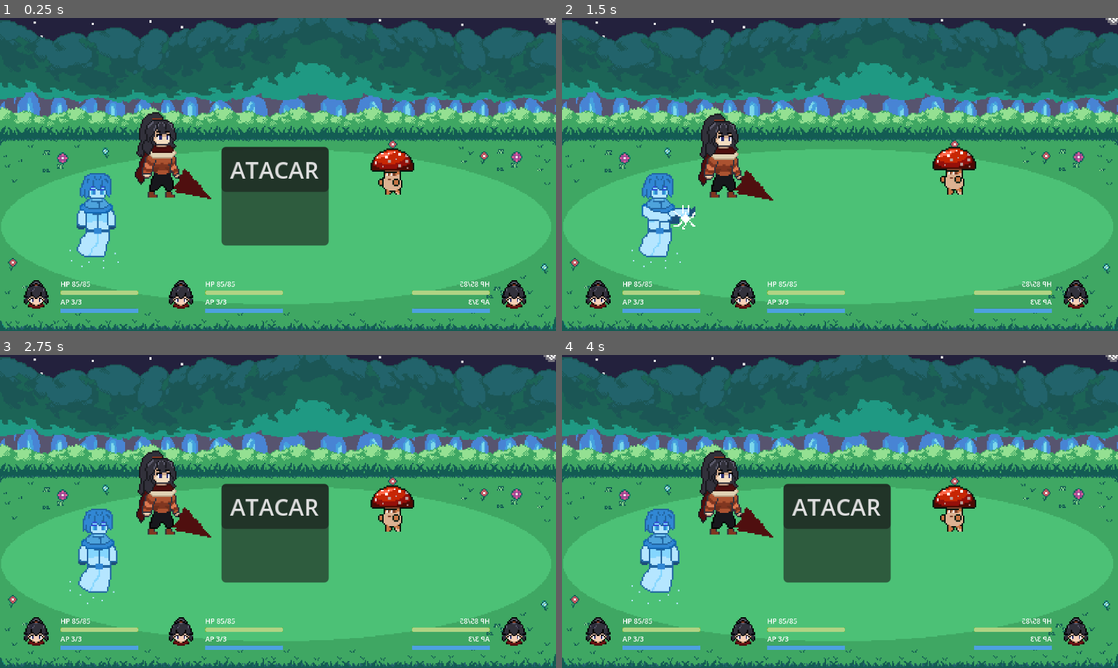
Above: before the commit, frames 1-4 (two rows, left to right).
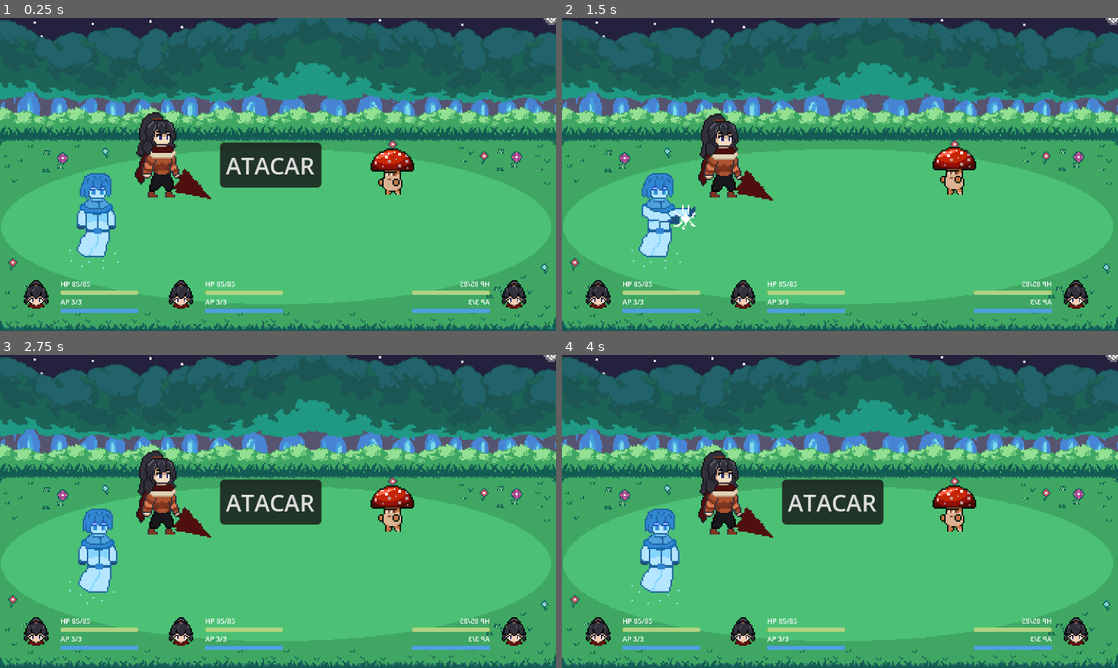
Above: after the commit, the same moments.

Repository: clchp/SomniaTwins
Game: Godot game, scene res://Escenas/Tests/battle_test.tscn
The game is run twice, just before and just after one commit, with the same random seed, the same clock (stepped at 60 frames per second) and the same inputs. This scene is started directly instead of the project's main scene.
Inputs:
- Up to frame 1 (0.25 s): no input
- Up to frame 2 (1.5 s): click "ATACAR" at 0.5 s; hold Right (right) from 1.28 s (still down); hold Shift (run) from 1.28 s (still down)
- Up to frame 3 (2.75 s): release Right (right) at 2.03 s; release Shift (run) at 2.03 s; hold Down (down) from 2.03 s (still down); tap Shift (run) at 2.1 s
- Up to frame 4 (4 s): release Down (down) at 2.78 s; hold Right (right) 2.78-3.53 s; hold Shift (run) 2.78-3.53 s; hold Up (up) from 3.53 s (still down); tap Shift (run) at 3.6 s

The runs differ from the first frame. In frame 1, 4.8% of the frame differs, in the area x 39-60%, y 39-73%; in frame 2, nothing differs; in frame 3, 4.8%; in frame 4, 4.8%.

Commit message:
Agregacion de sonido a la escena y modificacion de panel de acciones

Diff:
--- a/WantanDevs_RPG - copia with cl/wantan-devs-rpg/Escenas/Tests/battle_test.gd
+++ b/WantanDevs_RPG - copia with cl/wantan-devs-rpg/Escenas/Tests/battle_test.gd
@@ -3,6 +3,7 @@
 
 @onready var turn_system: TurnSystem = $TurnSystem
 @onready var executor: BattleActionExecutor = $BattleActionExecutor
+@onready var player_music = $AudioStreamPlayer
 
 @onready var hermano: Combatant = $Combatant/HermanoBatalla
 @onready var hermana: Combatant = $Combatant/HermanaBatalla
@@ -19,6 +20,7 @@
 
 func _ready():
 	print("BattleScene READY")
+	player_music.play()
 
 	combatants = [hermano, hermana, enemigo]
 
--- a/WantanDevs_RPG - copia with cl/wantan-devs-rpg/Escenas/Tests/battle_test.tscn
+++ b/WantanDevs_RPG - copia with cl/wantan-devs-rpg/Escenas/Tests/battle_test.tscn
@@ -13,6 +13,7 @@
 [ext_resource type="Script" uid="uid://btj0anc1eftd3" path="res://Escenas/Tests/battle_ui.gd" id="11_78vmt"]
 [ext_resource type="PackedScene" uid="uid://dm6fdoxoidwaj" path="res://UI/action_panel.tscn" id="11_mie07"]
 [ext_resource type="PackedScene" uid="uid://dtf04cy75q73s" path="res://UI/character_status_panel.tscn" id="11_yknal"]
+[ext_resource type="AudioStream" uid="uid://12jm8rhicn8q" path="res://Assets/Music/Tema de combate para el rpg.ogg" id="14_tnn17"]
 
 [node name="BattleTest" type="Node2D"]
 script = ExtResource("1_oupmm")
@@ -52,10 +53,10 @@
 script = ExtResource("11_78vmt")
 
 [node name="ActionPanel" parent="BattleUI" instance=ExtResource("11_mie07")]
-offset_left = 153.0
-offset_top = -127.0
-offset_right = -157.0
-offset_bottom = -59.0
+offset_left = 152.0
+offset_top = -130.0
+offset_right = -162.0
+offset_bottom = -99.0
 
 [node name="HermanaPanel" parent="BattleUI" instance=ExtResource("11_yknal")]
 offset = Vector2(10, 180)
@@ -69,6 +70,9 @@
 
 [node name="EnemigoPanel" parent="BattleUI" instance=ExtResource("11_yknal")]
 offset = Vector2(370, 180)
-rotation = -3.1415927
+rotation = 3.1415927
 scale = Vector2(0.3, -0.3)
 transform = Transform2D(-0.3, 0, 0, 0.3, 370, 180)
+
+[node name="AudioStreamPlayer" type="AudioStreamPlayer" parent="."]
+stream = ExtResource("14_tnn17")
--- a/WantanDevs_RPG - copia with cl/wantan-devs-rpg/UI/action_panel.gd
+++ b/WantanDevs_RPG - copia with cl/wantan-devs-rpg/UI/action_panel.gd
@@ -1,9 +1,9 @@
-extends Panel
+extends PanelContainer
 class_name ActionPanel
 
 signal attack_pressed
 
-@onready var attack_button: Button = $HBoxContainer/AttackButton
+@onready var attack_button: Button = $VBoxContainer/AttackButton
 
 
 func _ready():
--- a/WantanDevs_RPG - copia with cl/wantan-devs-rpg/UI/action_panel.tscn
+++ b/WantanDevs_RPG - copia with cl/wantan-devs-rpg/UI/action_panel.tscn
@@ -2,24 +2,24 @@
 
 [ext_resource type="Script" uid="uid://dpoa7kgn2u8et" path="res://UI/action_panel.gd" id="1_pn4s4"]
 
-[node name="ActionPanel" type="Panel"]
+[node name="ActionPanel" type="PanelContainer"]
 anchors_preset = 12
 anchor_top = 1.0
 anchor_right = 1.0
 anchor_bottom = 1.0
 offset_top = -216.0
-offset_right = -310.0
-offset_bottom = -148.0
+offset_right = -314.0
+offset_bottom = -185.0
 grow_horizontal = 2
 grow_vertical = 0
 script = ExtResource("1_pn4s4")
 
-[node name="HBoxContainer" type="VBoxContainer" parent="."]
-layout_mode = 0
-offset_right = 74.0
-offset_bottom = 31.0
+[node name="VBoxContainer" type="VBoxContainer" parent="."]
+layout_mode = 2
+alignment = 1
 
-[node name="AttackButton" type="Button" parent="HBoxContainer"]
+[node name="AttackButton" type="Button" parent="VBoxContainer"]
+custom_minimum_size = Vector2(40, 30)
 layout_mode = 2
-size_flags_vertical = 3
+theme_override_constants/h_separation = 4
 text = "ATACAR"
--- a/WantanDevs_RPG - copia with cl/wantan-devs-rpg/project.godot
+++ b/WantanDevs_RPG - copia with cl/wantan-devs-rpg/project.godot
@@ -23,6 +23,8 @@
 
 window/size/viewport_width=384
 window/size/viewport_height=216
+window/size/window_width_override=1280
+window/size/window_height_override=720
 window/stretch/mode="canvas_items"
 
 [input]
Not shown, added: WantanDevs_RPG - copia with cl/wantan-devs-rpg/Assets/Music/Tema de combate para el rpg.ogg.import
Not shown: 1 places in WantanDevs_RPG - copia with cl/wantan-devs-rpg/Escenas/Tests/battle_test.tscn that only renumber resources
Not shown, added: WantanDevs_RPG - copia with cl/wantan-devs-rpg/Assets/Music/Tema de combate para el rpg.ogg
